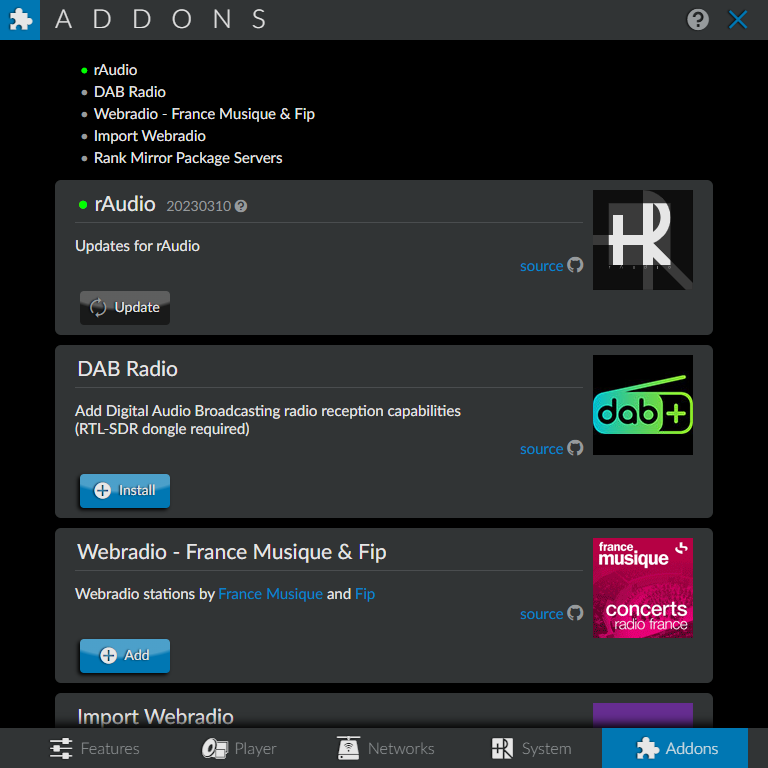
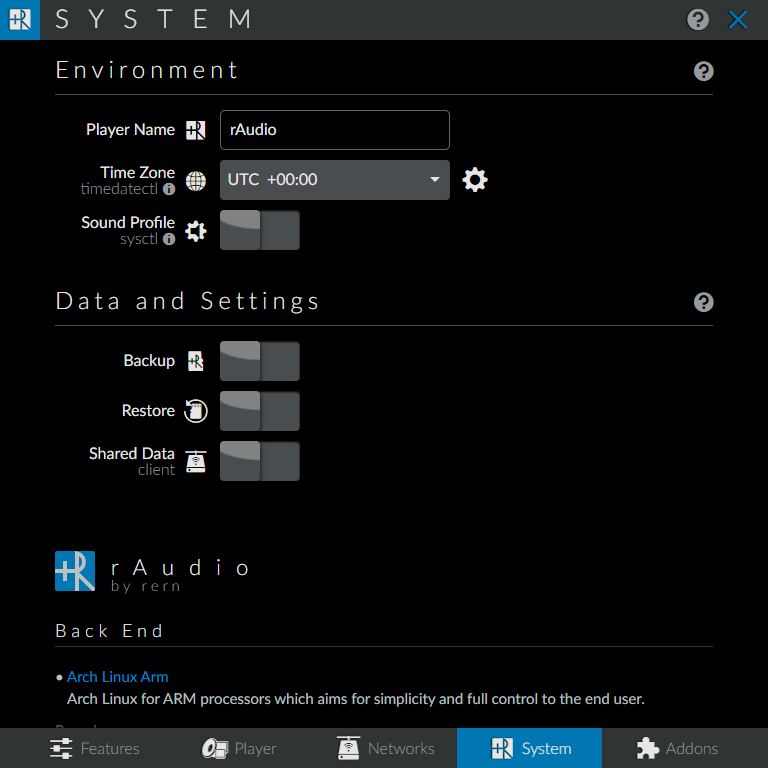
Before/after of a 768×768 layered artwork. What changed in the layer stack:
hid "59" over 7, 6, 748, 768
hid "58" over 7, 6, 748, 768
painted on "57" over 227, 173, 389, 188
hid "56" over 7, 6, 748, 768
hid "55", painted on it over 7, 6, 748, 768
hid "54" over 7, 6, 748, 768
hid "53" over 7, 6, 748, 768
hid "52" over 7, 6, 748, 768
hid "51" over 7, 6, 748, 768
hid "50" over 7, 6, 748, 768
hid "49" over 7, 6, 748, 768
